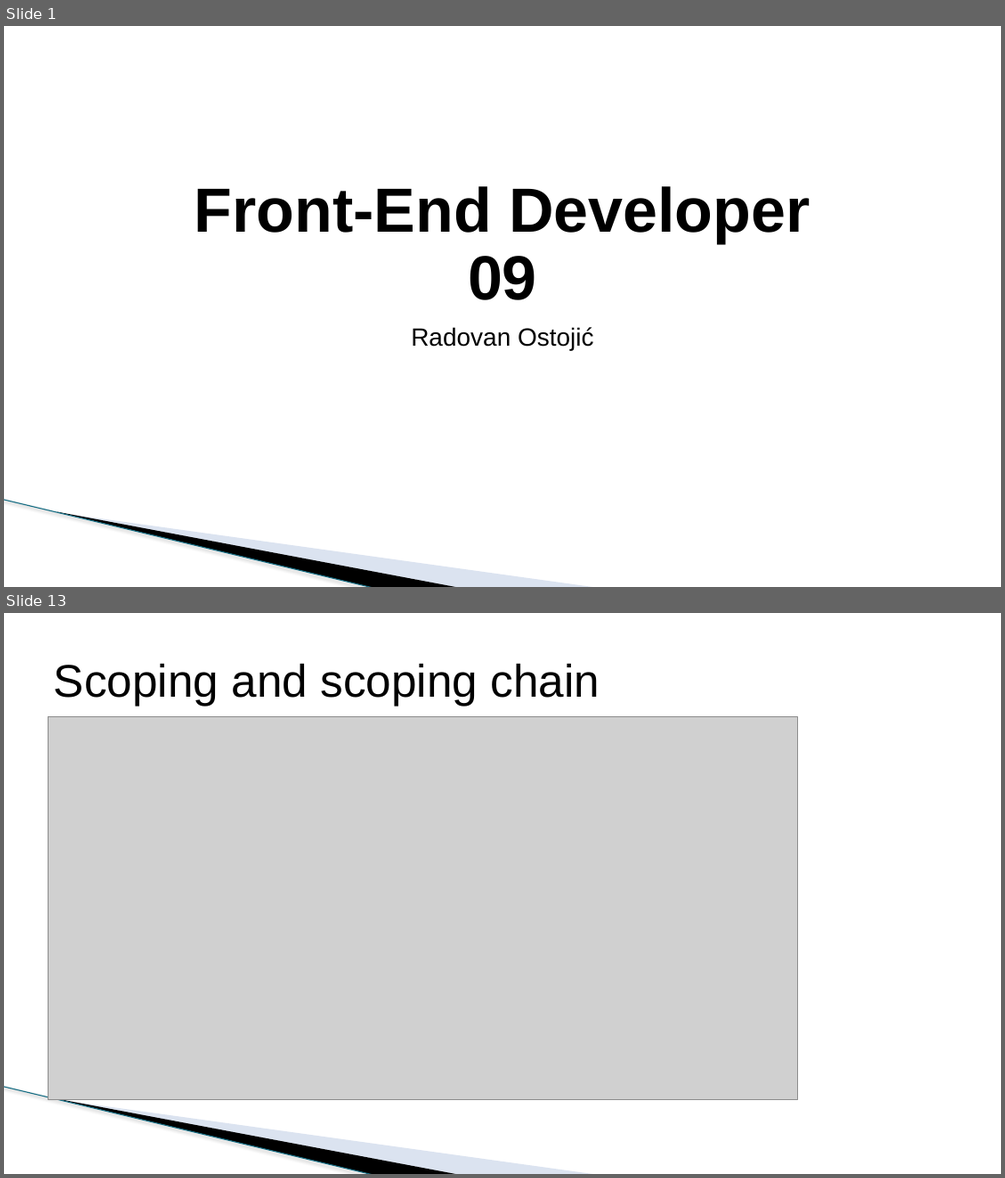
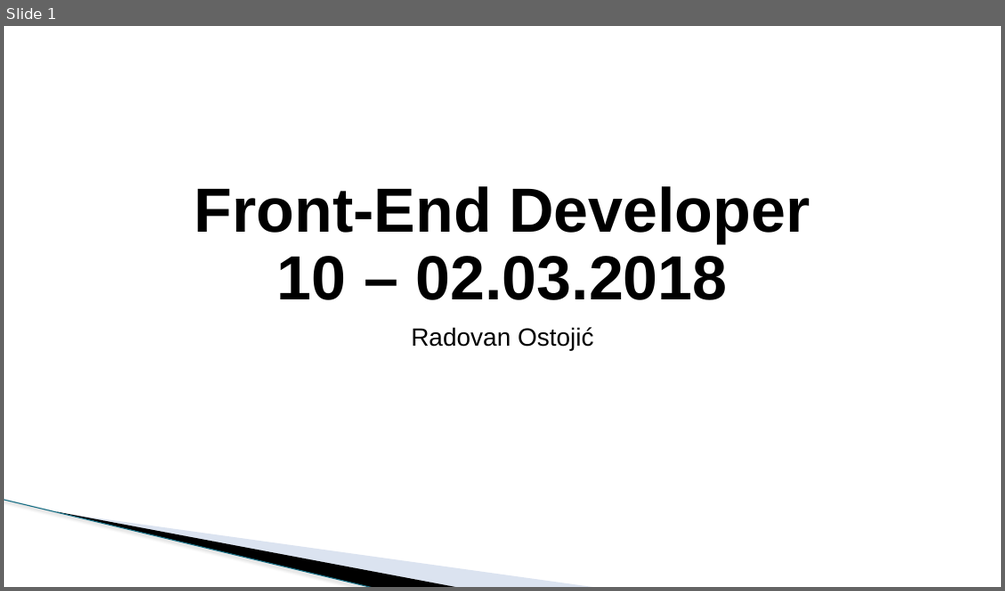
Before and after one commit to todalexcode/kurs-front-end, a slide deck: sesija-10/PPT/Front-End Developer-10.pptx. Shown one above the other, each under a label of ours: slides 1 and 13 before the commit, slide 1 after it; the slides between them are not shown. The pictures are 1005x1178 and 1005x591 pixels, drawn with LibreOffice and Linux fonts; fonts in the diff are those of the drawing; grey boxes stand for pictures; background and template pictures are left out. Boxes give left, top, right and bottom in pixels: in the first picture for what was removed or moved away, otherwise in the second. Text is boxed around its words. In the diff, an @@ line names an element or a change of style, - is before the commit and + after.

```diff
--- a/sesija-10/PPT/Front-End Developer-10.pptx
+++ b/sesija-10/PPT/Front-End Developer-10.pptx
@@ slide 13 removed at <box>4,613,1001,1174</box>, background #FFFFFF; not listed: 3 template elements that a slide beside it also shows @@
@@ title removed at <box>54,663,600,706</box> @@
-Scoping and scoping chain
@@ picture removed at <box>48,717,797,1100</box> @@
@@ slide 1 changed as well @@
@@ title at <box>194,186,809,300</box>: text changed @@
-Front-End Developer
-09
+Front-End Developer
+10 – 02.03.2018
```
Also in this commit, not shown: 3 other slides changed, 8 slides added, 12 other slides removed, 13 other files.
